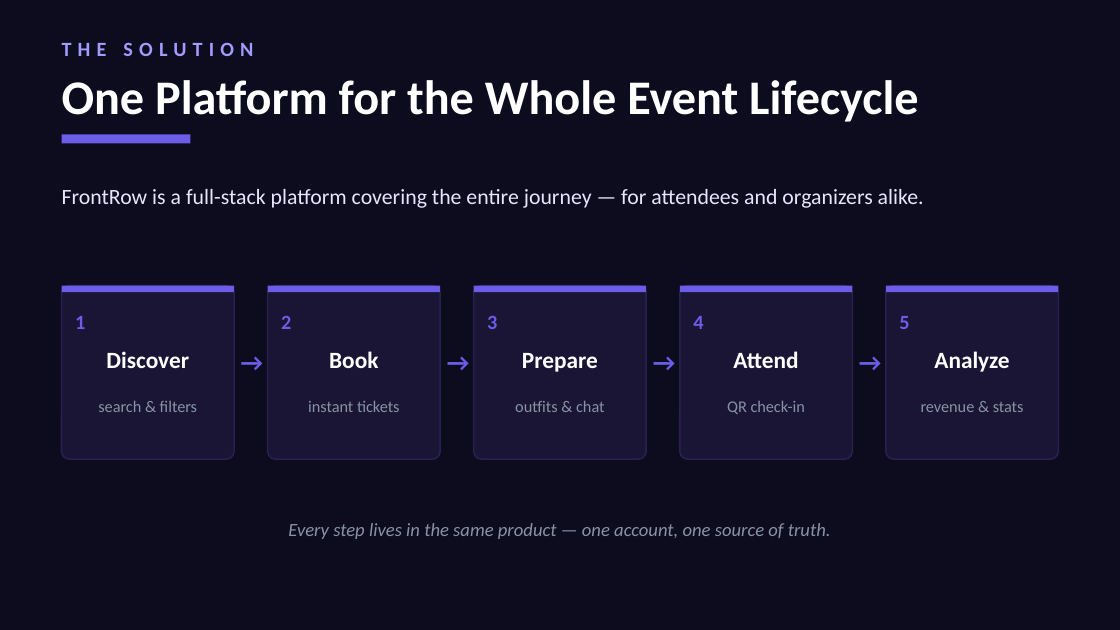
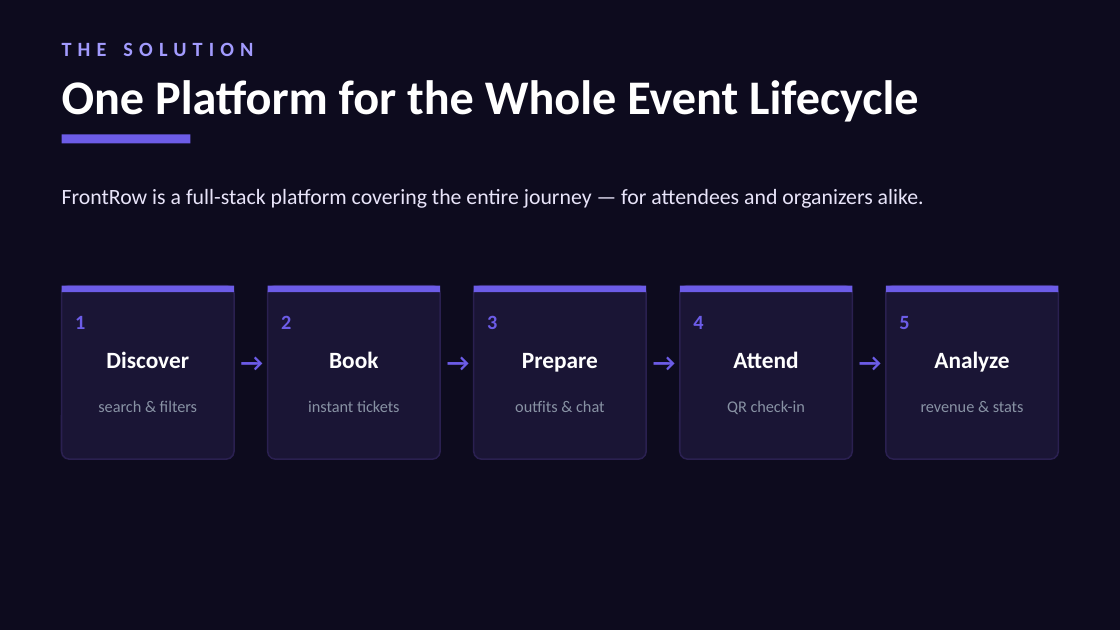
Before and after one commit to davidberbecar30/FrontRow, a slide deck: slide 3 of FrontRow-Presentation.pptx. Drawn at 1120x630 pixels with LibreOffice and Linux fonts; fonts in the diff are those of the drawing. Boxes give left, top, right and bottom in pixels: in the first picture for what was removed or moved away, otherwise in the second. Text is boxed around its words. In the diff, an @@ line names an element or a change of style, - is before the commit and + after.

```diff
--- a/FrontRow-Presentation.pptx
+++ b/FrontRow-Presentation.pptx
@@ text removed at [288,523,831,539] @@
-Every step lives in the same product — one account, one source of truth.
```
Also in this commit, not shown: 4 other slides changed, 1 slide added, 1 other file.
